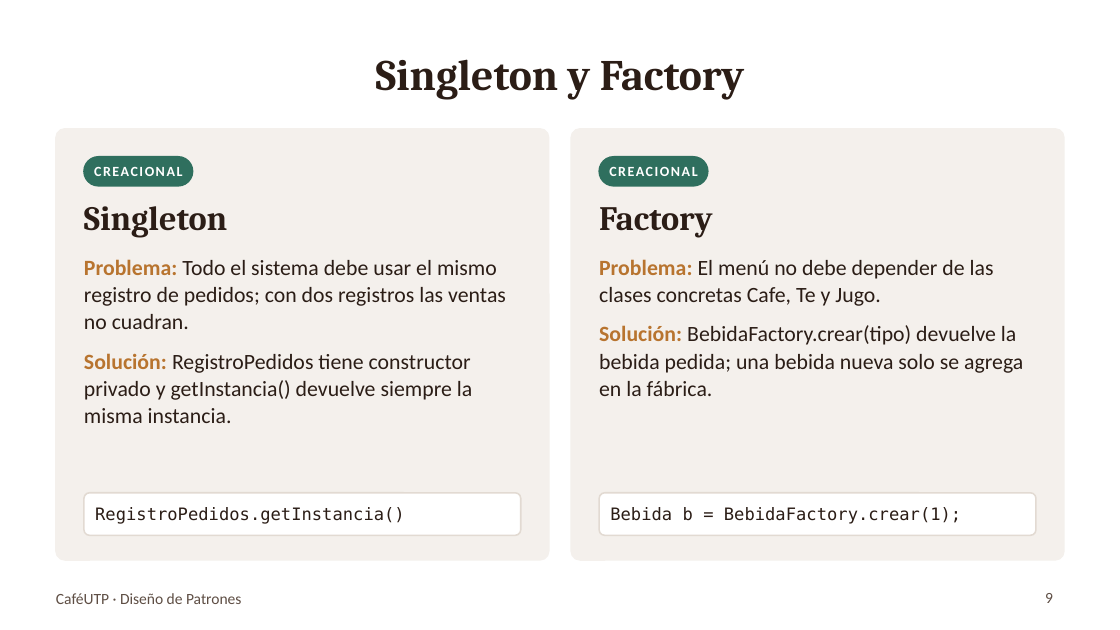
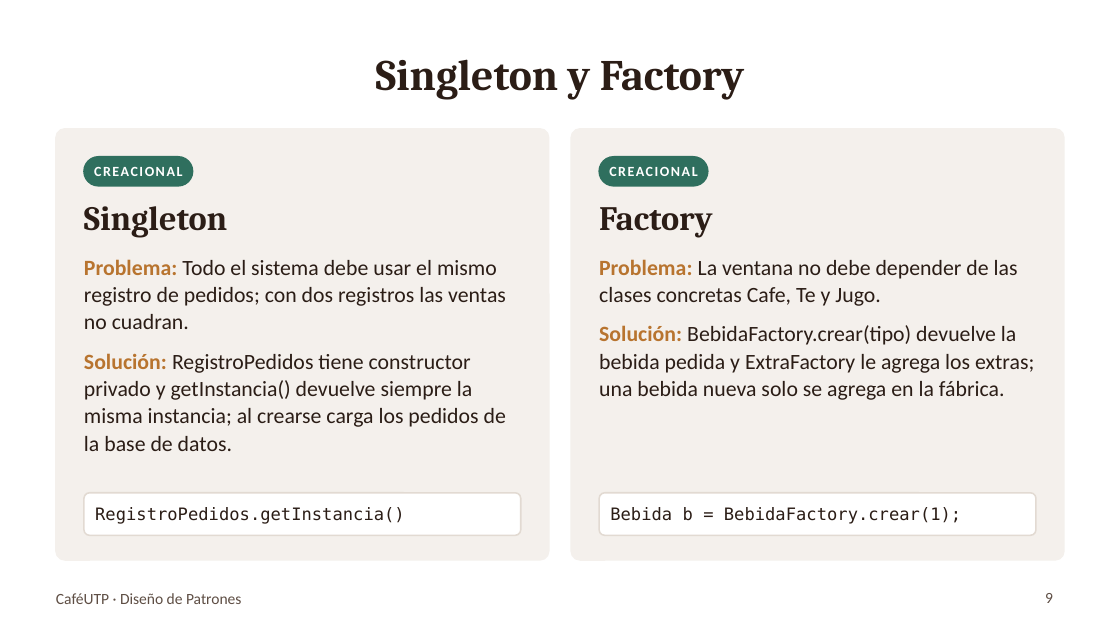
Before and after one commit to gian1475/Patrones_final, a slide deck: slide 9 of entregables/Presentacion_CafeUTP.pptx. Drawn at 1120x630 pixels with LibreOffice and Linux fonts; fonts in the diff are those of the drawing. Boxes give left, top, right and bottom in pixels: in the first picture for what was removed or moved away, otherwise in the second. Text is boxed around its words. In the diff, an @@ line names an element or a change of style, - is before the commit and + after.

```diff
--- a/entregables/Presentacion_CafeUTP.pptx
+++ b/entregables/Presentacion_CafeUTP.pptx
@@ text at box(599, 259, 1034, 400): text changed @@
-Problema: El menú no debe depender de las clases concretas Cafe, Te y Jugo.
-Solución: BebidaFactory.crear(tipo) devuelve la bebida pedida; una bebida nueva solo se agrega en la fábrica.
+Problema: La ventana no debe depender de las clases concretas Cafe, Te y Jugo.
+Solución: BebidaFactory.crear(tipo) devuelve la bebida pedida y ExtraFactory le agrega los extras; una bebida nueva solo se agrega en la fábrica.
@@ text at box(84, 353, 506, 451): text changed @@
-Solución: RegistroPedidos tiene constructor privado y getInstancia() devuelve siempre la misma instancia.
+Solución: RegistroPedidos tiene constructor privado y getInstancia() devuelve siempre la misma instancia; al crearse carga los pedidos de la base de datos.
```
Also in this commit, not shown: 13 other slides changed, 18 other files.
